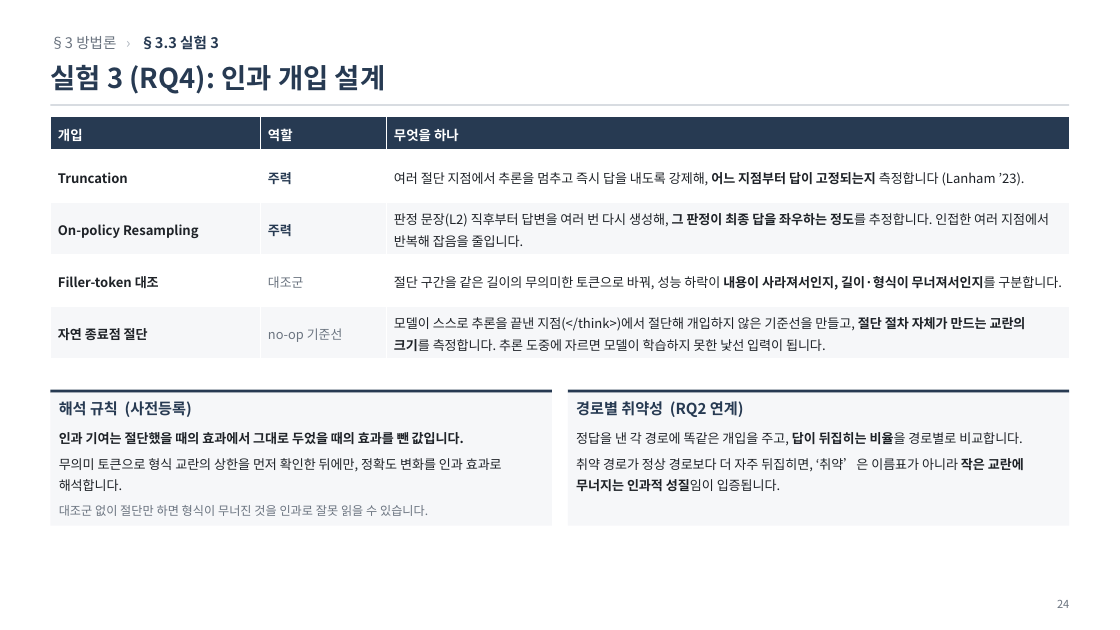
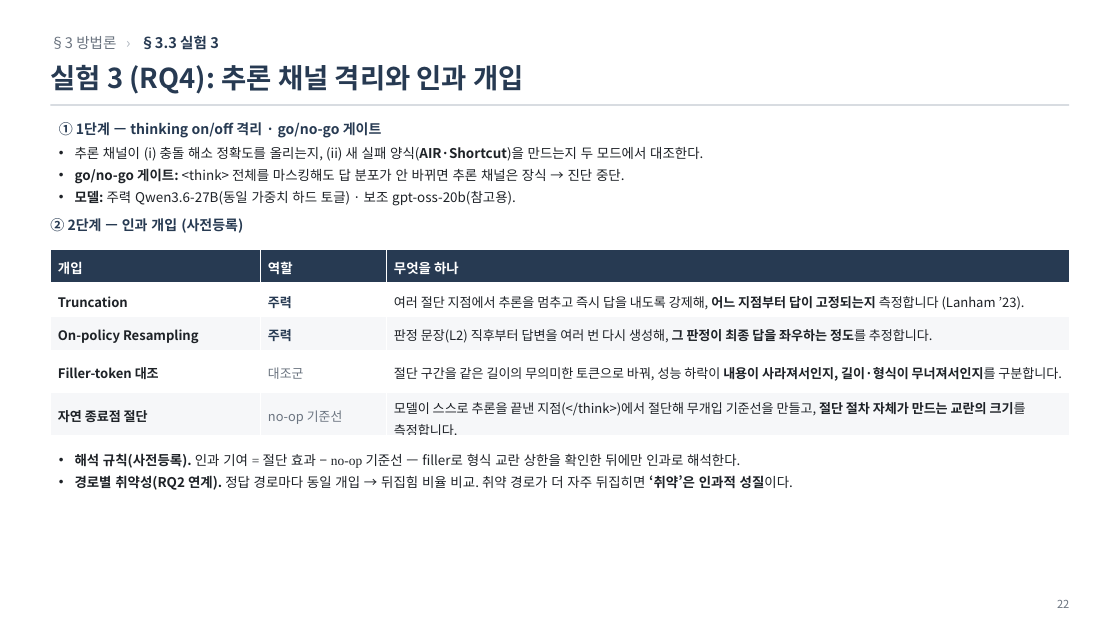
Before and after one commit to jin-ryu/thinkconflict, a slide deck: slide 22 of docs/ThinkConflict_연구보고.pptx (slide 24 before the commit). Drawn at 1120x630 pixels with LibreOffice and Linux fonts; fonts in the diff are those of the drawing. Boxes give left, top, right and bottom in pixels: in the first picture for what was removed or moved away, otherwise in the second. Text is boxed around its words. In the diff, an @@ line names an element or a change of style, - is before the commit and + after.

```diff
--- a/docs/ThinkConflict_연구보고.pptx
+++ b/docs/ThinkConflict_연구보고.pptx
@@ text at (50,65,523,94): text changed @@
-실험 3 (RQ4): 인과 개입 설계
+실험 3 (RQ4): 추론 채널 격리와 인과 개입
@@ text added at (59,122,703,206), 11.5 pt, text #1E2227 @@
+① 1단계 — thinking on/off 격리 · go/no-go 게이트
+• 추론 채널이 (i) 충돌 해소 정확도를 올리는지, (ii) 새 실패 양식(AIR·Shortcut)을 만드는지 두 모드에서 대조한다.
+• go/no-go 게이트: <think> 전체를 마스킹해도 답 분포가 안 바뀌면 추론 채널은 장식 → 진단 중단.
+• 모델: 주력 Qwen3.6-27B(동일 가중치 하드 토글) · 보조 gpt-oss-20b(참고용).
@@ text added at (50,218,243,233), 12 pt, text #273A52, bold @@
+② 2단계 — 인과 개입 (사전등록)
@@ table at (50,250,1070,439) @@
-row 3, column 3: 판정 문장(L2) 직후부터 답변을 여러 번 다시 생성해, 그 판정이 최종 답을 좌우하는 정도를 추정합니다. 인접한 여러 지점에서 반복해 잡음을 줄입니다.
+row 3, column 3: 판정 문장(L2) 직후부터 답변을 여러 번 다시 생성해, 그 판정이 최종 답을 좌우하는 정도를 추정합니다.
-row 5, column 3: 모델이 스스로 추론을 끝낸 지점(</think>)에서 절단해 개입하지 않은 기준선을 만들고, 절단 절차 자체가 만드는 교란의 크기를 측정합니다. 추론 도중에 자르면 모델이 학습하지 못한 낯선 입력이 됩니다.
+row 5, column 3: 모델이 스스로 추론을 끝낸 지점(</think>)에서 절단해 무개입 기준선을 만들고, 절단 절차 자체가 만드는 교란의 크기를 측정합니다.
@@ table: place and size @@
-table at (50,117,1070,359)
+table at (50,250,1070,439)
@@ rectangle removed at (50,390,552,393) @@
@@ rectangle removed at (50,392,552,525) @@
-해석 규칙 (사전등록)
-인과 기여는 절단했을 때의 효과에서 그대로 두었을 때의 효과를 뺀 값입니다.
-무의미 토큰으로 형식 교란의 상한을 먼저 확인한 뒤에만, 정확도 변화를 인과 효과로 해석합니다.
-대조군 없이 절단만 하면 형식이 무너진 것을 인과로 잘못 읽을 수 있습니다.
@@ rectangle removed at (568,390,1070,393) @@
@@ rectangle removed at (568,392,1070,525) @@
-경로별 취약성 (RQ2 연계)
-정답을 낸 각 경로에 똑같은 개입을 주고, 답이 뒤집히는 비율을 경로별로 비교합니다.
-취약 경로가 정상 경로보다 더 자주 뒤집히면, ‘취약’은 이름표가 아니라 작은 교란에 무너지는 인과적 성질임이 입증됩니다.
@@ text added at (75,453,793,490), 11.5 pt, text #1E2227 @@
+• 해석 규칙(사전등록). 인과 기여 = 절단 효과 − no-op 기준선 — filler로 형식 교란 상한을 확인한 뒤에만 인과로 해석한다.
+• 경로별 취약성(RQ2 연계). 정답 경로마다 동일 개입 → 뒤집힘 비율 비교. 취약 경로가 더 자주 뒤집히면 ‘취약’은 인과적 성질이다.
@@ page number at (1057,600,1069,608): text changed @@
-24
+22
```
Also in this commit, not shown: 17 other slides changed, 2 slides removed, 3 other files.
